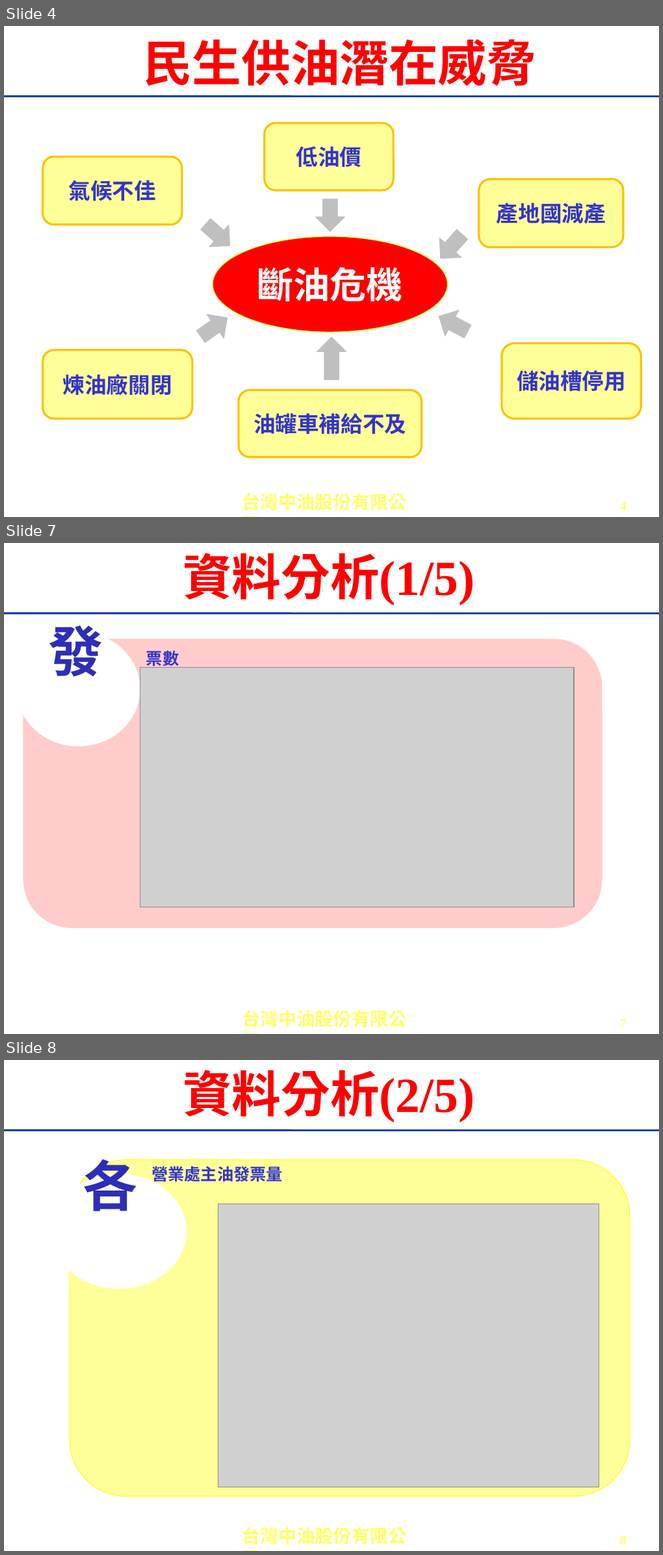
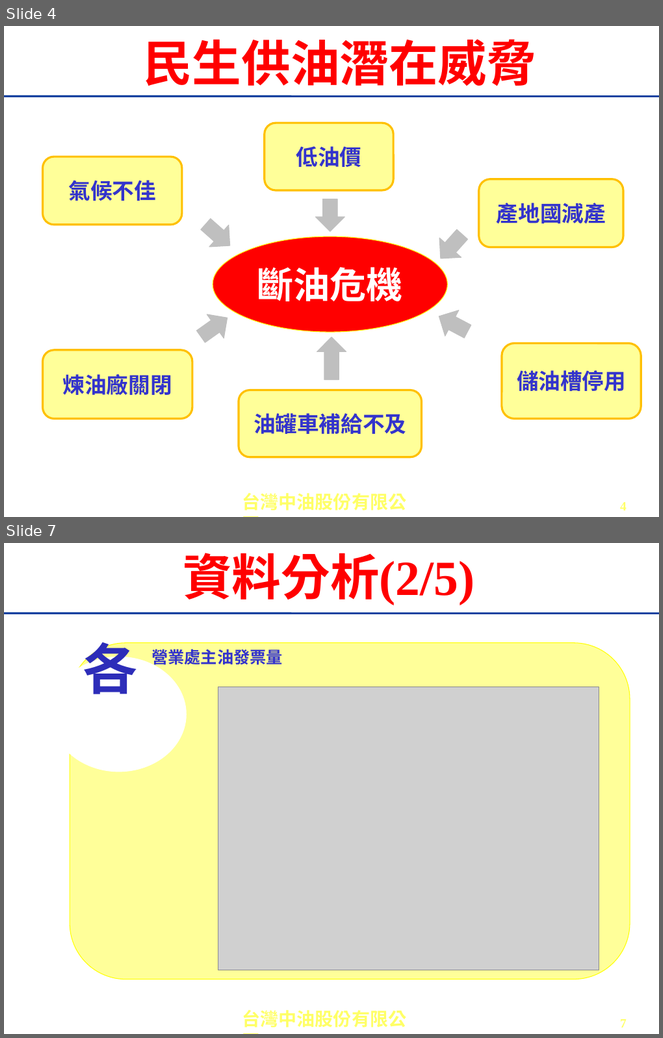
Before and after one commit to seiching/pythonclass, a slide deck: hackson/1061121-中油黑客松(高雄).pptx. Shown one above the other, each under a label of ours: slides 4, 7 and 8 before the commit, slides 4 and 7 after it; the slides between them are not shown. The pictures are 663x1555 and 663x1038 pixels, drawn with LibreOffice and Linux fonts; fonts in the diff are those of the drawing; grey boxes stand for pictures; background and template pictures are left out. Boxes give left, top, right and bottom in pixels: in the first picture for what was removed or moved away, otherwise in the second. Text is boxed around its words. In the diff, an @@ line names an element or a change of style, - is before the commit and + after.

```diff
--- a/hackson/1061121-中油黑客松(高雄).pptx
+++ b/hackson/1061121-中油黑客松(高雄).pptx
@@ slide 7 removed at bbox=[4, 543, 659, 1034], background #FFFFFF; not listed: 1 template element that a slide beside it also shows @@
@@ title removed at bbox=[183, 553, 475, 605] @@
-資料分析(1/5)
@@ line removed from (4, 613) to (659, 613) @@
@@ group removed at bbox=[17, 626, 602, 928]: 2 texts, 1 rounded rectangle, 1 ellipse @@
-發
-票數
@@ picture removed at bbox=[140, 668, 574, 907] @@
@@ page number removed at bbox=[620, 1019, 627, 1028] @@
-7
@@ what was slide 8 is now slide 7 @@
@@ page number at bbox=[620, 1019, 627, 1028]: text changed @@
-8
+7
```
Also in this commit, not shown: 2 slides changed, 1 slide added, 1 other slide removed.
